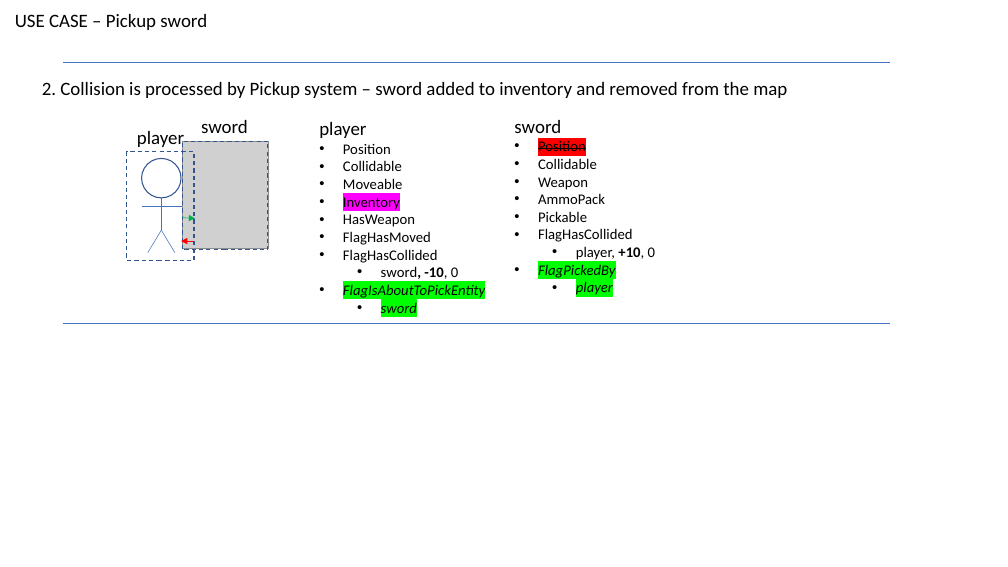
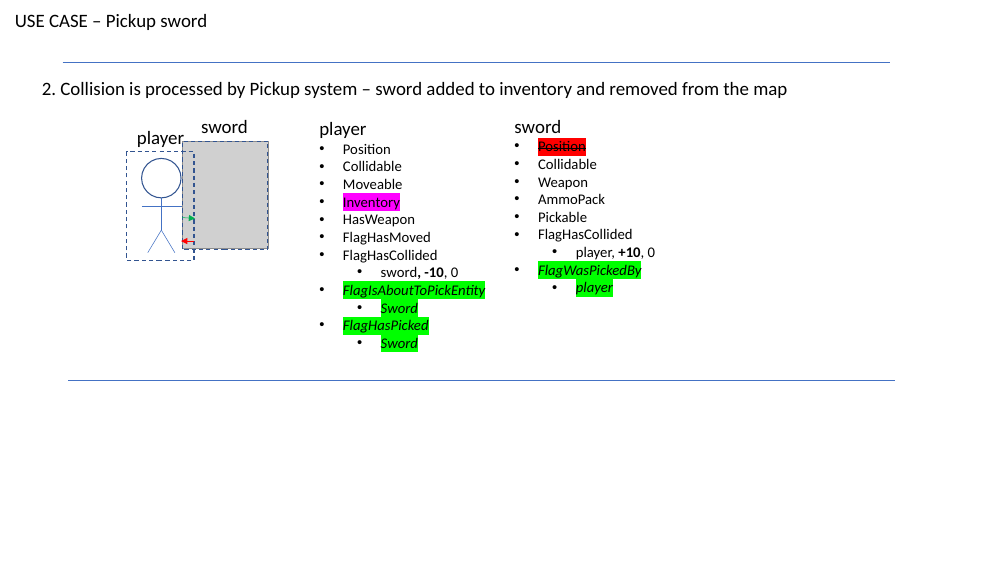
Before and after one commit to xdoko01/pgRPG, a slide deck: slide 10 of docs/use_cases.pptx. Drawn at 1008x567 pixels with LibreOffice and Linux fonts; fonts in the diff are those of the drawing; grey boxes stand for pictures. Boxes give left, top, right and bottom in pixels: in the first picture for what was removed or moved away, otherwise in the second. Text is boxed around its words. In the diff, an @@ line names an element or a change of style, - is before the commit and + after.

```diff
--- a/docs/use_cases.pptx
+++ b/docs/use_cases.pptx
@@ text at bbox=[538, 264, 641, 278]: text changed @@
-• FlagPickedBy
+• FlagWasPickedBy
@@ text at bbox=[343, 303, 429, 348]: text changed @@
-  • sword
+  • Sword
+• FlagHasPicked
+  • Sword
@@ line moved from (63, 324) - (890, 324) to (68, 380) - (895, 380) @@
```
Also in this commit, not shown: 4 other slides changed, 31 other files.
